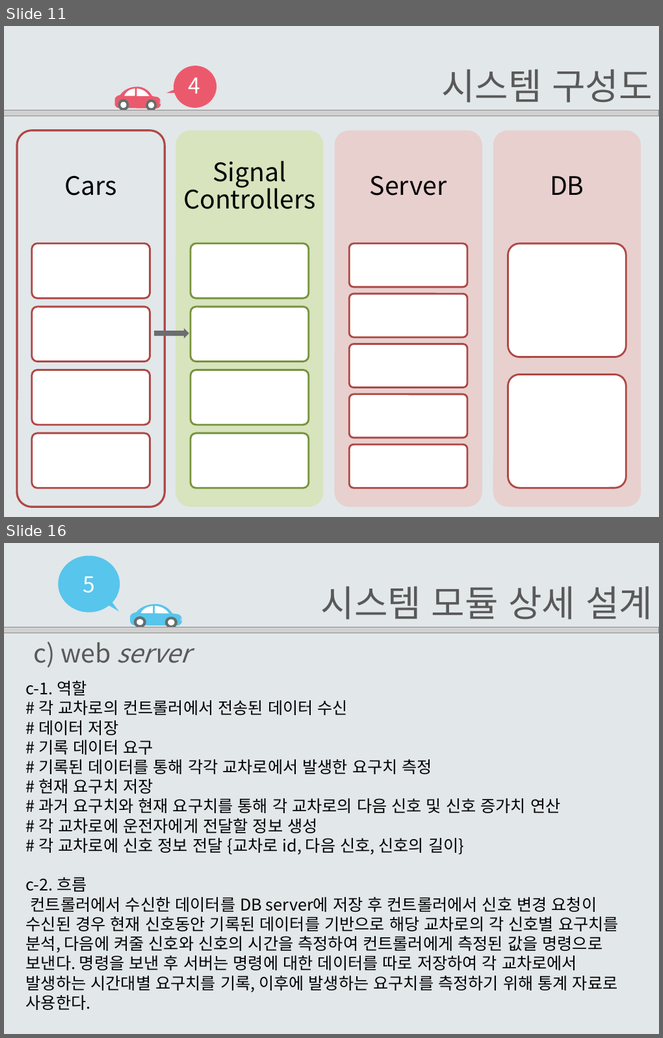
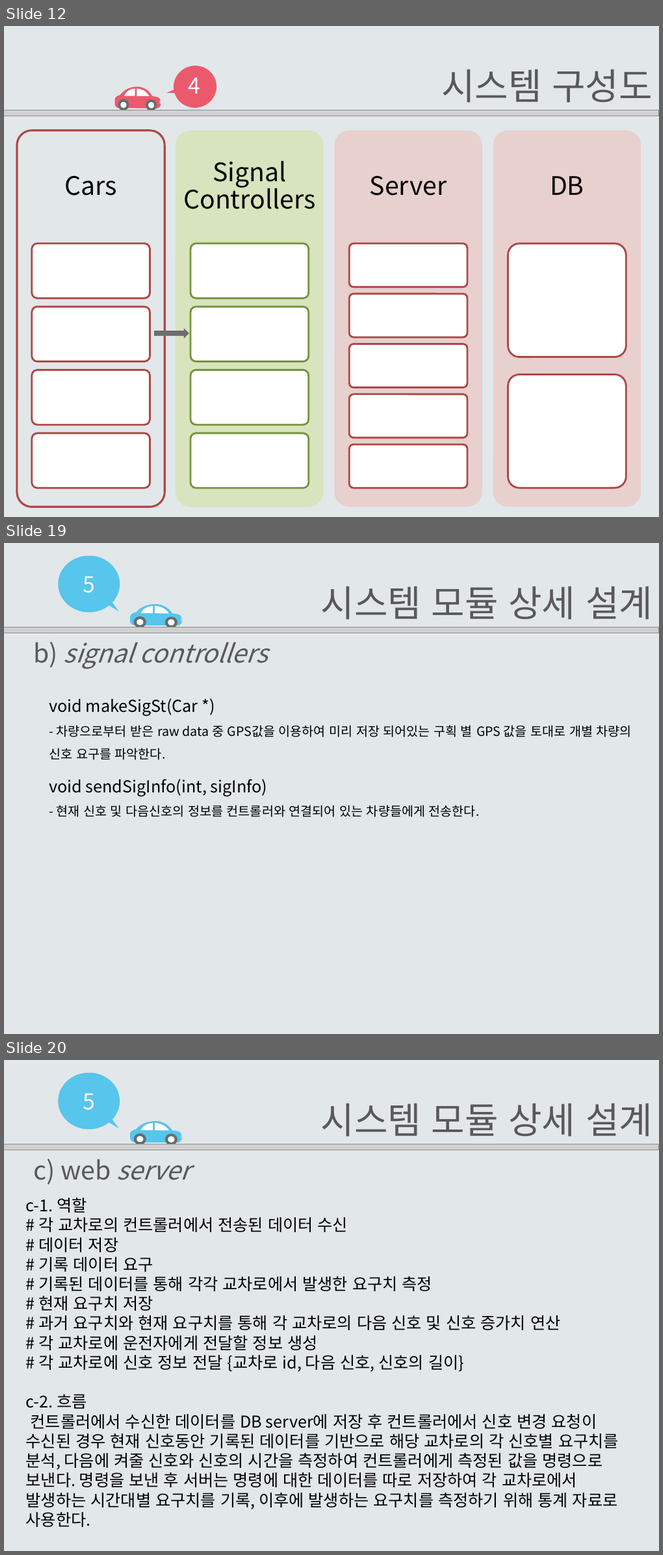
Before and after one commit to EomHeeSang/grad_proj, a slide deck: 발표자료/설계서2-14(엄희상,박주호,김태경).pptx. Shown one above the other, each under a label of ours: slides 11 and 16 before the commit, slides 12, 19 and 20 after it; the slides between them are not shown. The pictures are 663x1038 and 663x1555 pixels, drawn with LibreOffice and Linux fonts; fonts in the diff are those of the drawing; grey boxes stand for pictures. Boxes give left, top, right and bottom in pixels: in the first picture for what was removed or moved away, otherwise in the second. Text is boxed around its words. In the diff, an @@ line names an element or a change of style, - is before the commit and + after.

Commit message:
응급상황 시나리오+Car, Controller 슬라이드 추가

```diff
--- a/발표자료/설계서2-14(엄희상,박주호,김태경).pptx
+++ b/발표자료/설계서2-14(엄희상,박주호,김태경).pptx
@@ slide 19 added at (4,543,659,1034), background #E2E7EA @@
@@ group added at (59,555,182,628): 10 freeform shapes, 1 text @@
+5
@@ text added at (321,586,653,620), 40 pt, text #595959 @@
+시스템 모듈 상세 설계
@@ picture added at (4,627,659,633) @@
@@ text added at (34,642,268,669), 28 pt, text #595959, italic @@
+b) signal controllers
@@ text added at (49,698,632,760), 14 pt, text #000000 @@
+void makeSigSt(Car *)
+- 차량으로부터 받은 raw data 중 GPS값을 이용하여 미리 저장 되어있는 구획 별 GPS 값을 토대로 개별 차량의 신호 요구를 파악한다.
@@ text added at (49,779,480,817), 14 pt, text #000000 @@
+void sendSigInfo(int, sigInfo)
+- 현재 신호 및 다음신호의 정보를 컨트롤러와 연결되어 있는 차량들에게 전송한다.
@@ what was slide 11 is now slide 12 @@
@@ what was slide 16 is now slide 20 @@
```
Also in this commit, not shown: 7 slides changed, 3 other slides added, 1 other file.
